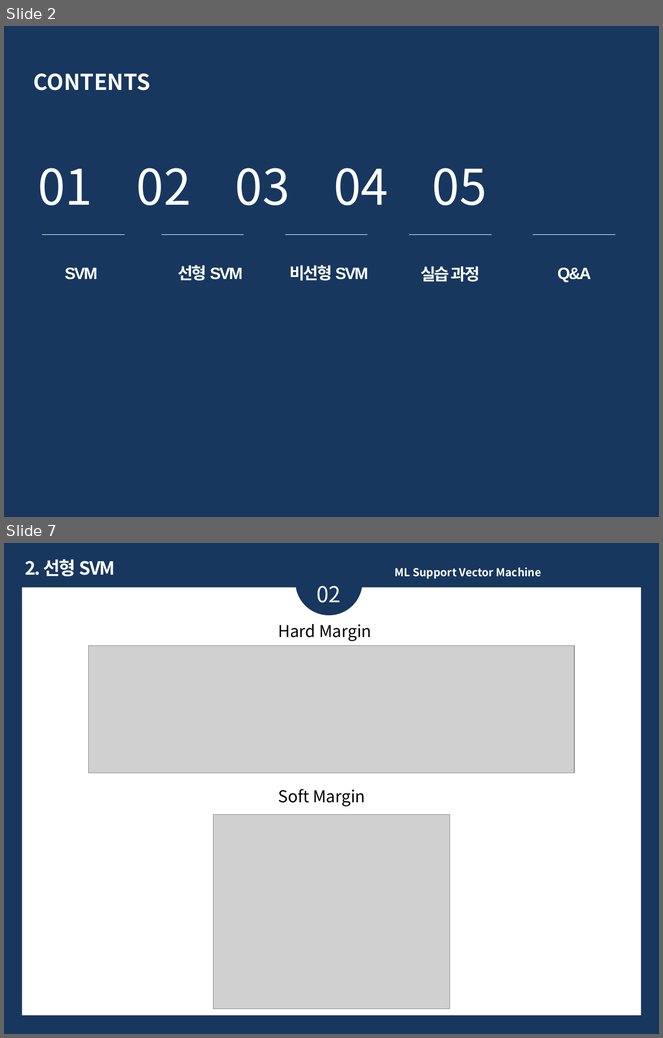
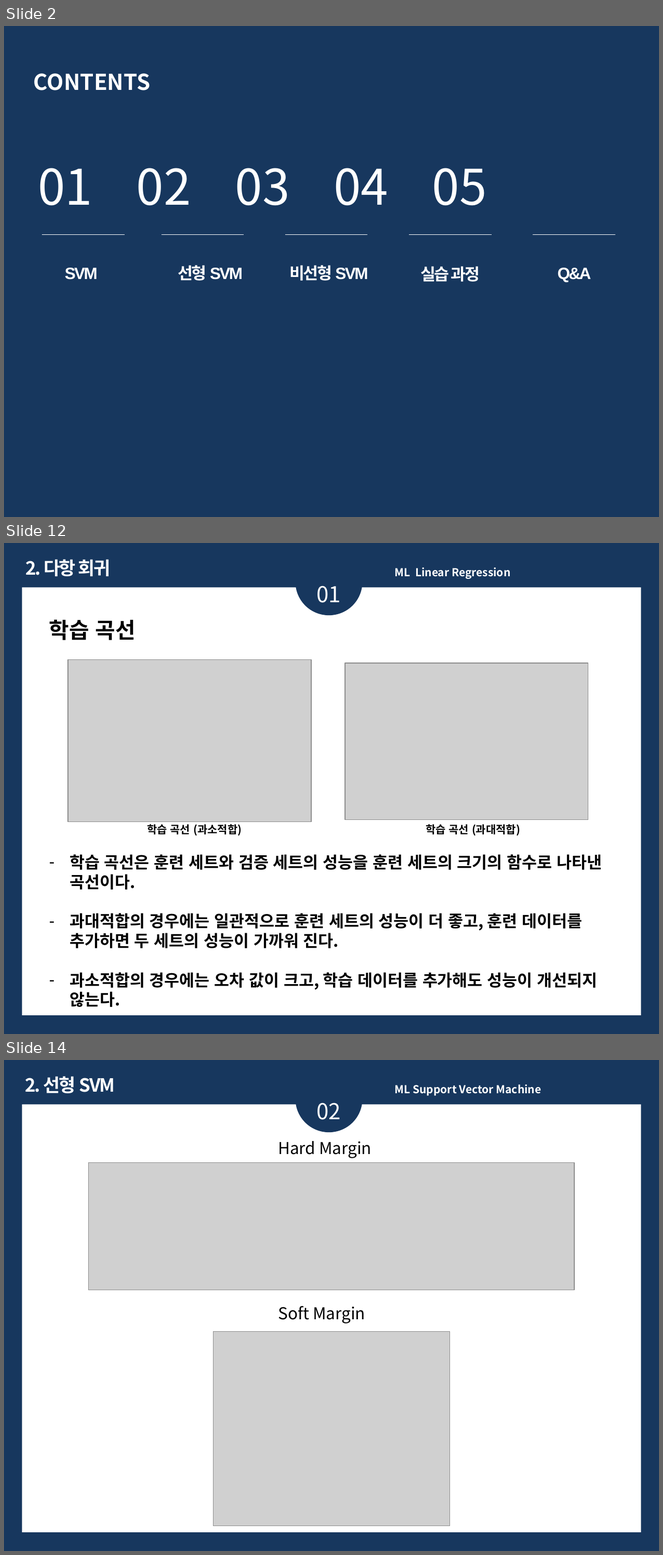
Before and after one commit to ykykyk112/machine_learning, a slide deck: sklearn_exercise/Linear_Regression_Review.pptx. Shown one above the other, each under a label of ours: slides 2 and 7 before the commit, slides 2, 12 and 14 after it; the slides between them are not shown. The pictures are 663x1038 and 663x1555 pixels, drawn with LibreOffice and Linux fonts; fonts in the diff are those of the drawing; grey boxes stand for pictures. Boxes give left, top, right and bottom in pixels: in the first picture for what was removed or moved away, otherwise in the second. Text is boxed around its words. In the diff, an @@ line names an element or a change of style, - is before the commit and + after.

Commit message:
2021.02.07 Linear Regression Review File 추가
- Gradient Descent
- Polynomial Regression
- Learning Curve

```diff
--- a/sklearn_exercise/Linear_Regression_Review.pptx
+++ b/sklearn_exercise/Linear_Regression_Review.pptx
@@ slide 12 added at (x1=4, y1=543, x2=659, y2=1034), background #17375E @@
@@ ellipse added at (x1=296, y1=548, x2=362, y2=615), fill #17375E @@
@@ text added at (x1=26, y1=559, x2=111, y2=576), 20 pt, text #FFFFFF, bold @@
+2. 다항 회귀
@@ text added at (x1=395, y1=567, x2=510, y2=579), 12 pt, text #FFFFFF, bold @@
+ML Linear Regression
@@ rectangle added at (x1=22, y1=588, x2=642, y2=1016), fill #FFFFFF @@
@@ text added at (x1=317, y1=586, x2=341, y2=603), 24 pt, text #FFFFFF @@
+01
@@ text added at (x1=49, y1=619, x2=602, y2=1007), 18 pt, text #000000, bold @@
+학습 곡선
+– 학습 곡선은 훈련 세트와 검증 세트의 성능을 훈련 세트의 크기의 함수로 나타낸 곡선이다.
+– 과대적합의 경우에는 일관적으로 훈련 세트의 성능이 더 좋고, 훈련 데이터를 추가하면 두 세트의 성능이 가까워 진다.
+– 과소적합의 경우에는 오차 값이 크고, 학습 데이터를 추가해도 성능이 개선되지 않는다.
@@ picture added at (x1=68, y1=659, x2=311, y2=822) @@
@@ picture added at (x1=345, y1=663, x2=588, y2=820) @@
@@ text added at (x1=147, y1=824, x2=242, y2=836), 12 pt, text #000000, bold @@
+학습 곡선 (과소적합)
@@ text added at (x1=426, y1=824, x2=520, y2=836), 12 pt, text #000000, bold @@
+학습 곡선 (과대적합)
@@ what was slide 7 is now slide 14 @@
```
Also in this commit, not shown: 1 slide changed, 6 other slides added.
